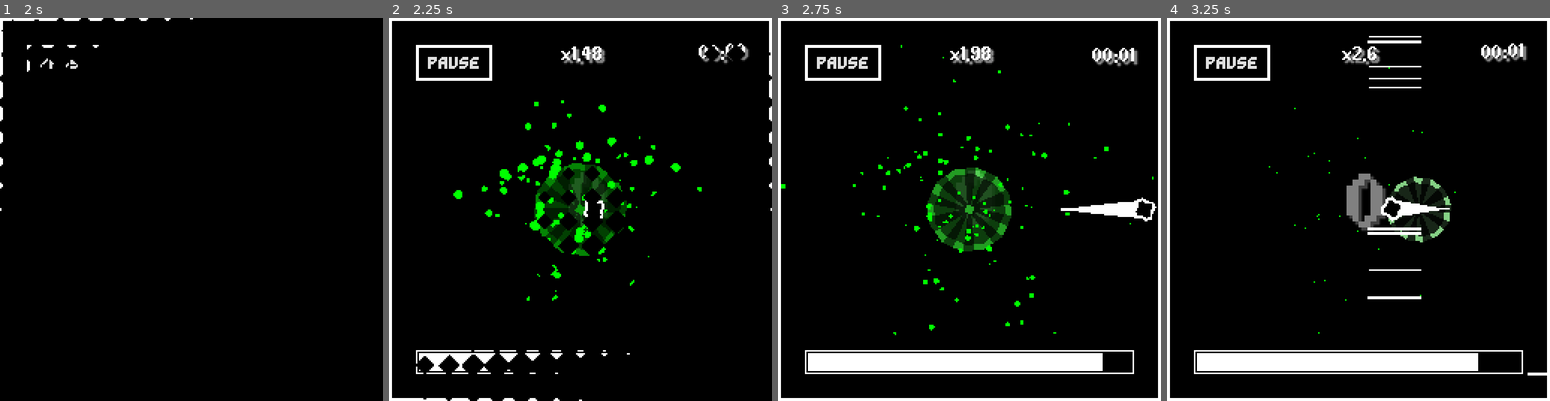
Above: before the commit, frames 1-4 (left to right).
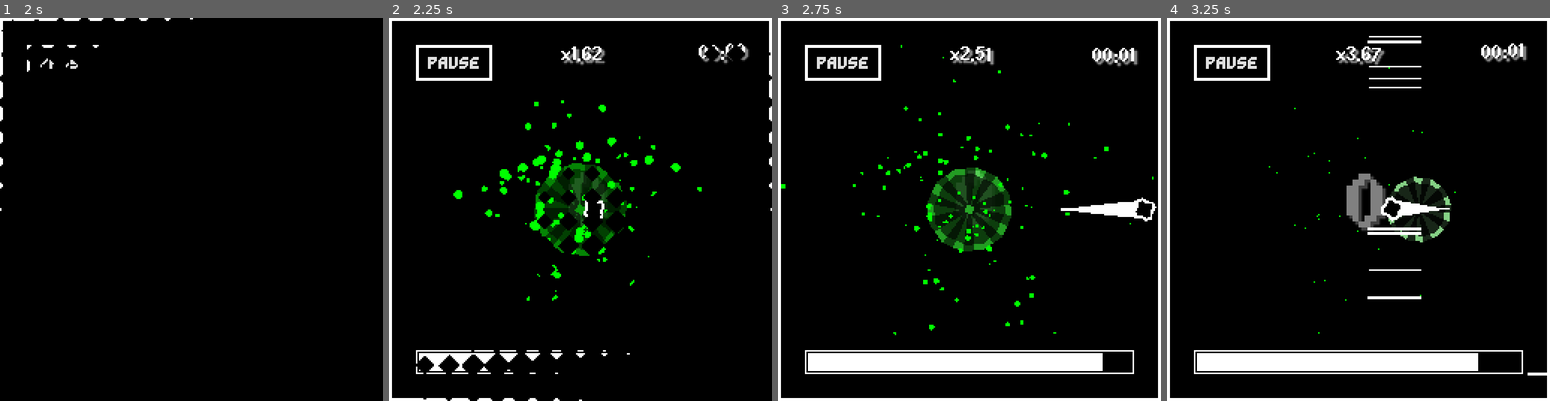
Above: after the commit, the same moments.

Repository: Ayabee527/mini-jam-155-wind
Game: Godot game, scene res://main_menu/main_menu.tscn
The game is run twice, just before and just after one commit, with the same random seed, the same clock (stepped at 60 frames per second) and the same inputs.
Inputs (mouse positions are in pixels of both pictures, inside the frame that each line leads up to):
- Up to frame 1 (2 s): click "PLAY!" at 0.5 s; click "PLAY!" at 1.25 s
- Up to frame 2 (2.25 s): tap Enter at 2 s; move the mouse to (664, 190) at 2.02 s; hold D (move_right) from 2.03 s (still down); tap Backspace at 2.1 s; click (664, 190) at 2.17 s
- Up to frame 3 (2.75 s): keep holding D (move_right)
- Up to frame 4 (3.25 s): release D (move_right) at 2.75 s; drag from (1281, 228) to (1358, 209) at 2.77 s

Frame 1 is identical in both runs. In frame 2, 0.1% of the frame differs, in the area x 50-57%, y 7-13%; in frame 3, 0.2%; in frame 4, 0.4%, in the area x 44-58%, y 7-13%.

Commit message:
score tweaks

Diff:
--- a/game/autoloads/data_loader.gd
+++ b/game/autoloads/data_loader.gd
@@ -102,12 +102,10 @@
 		AudioServer.get_bus_index("sfx"),
 		config.get_value(USER_NAME, "sound_volume")
 	)
-	print(AudioServer.get_bus_volume_db(AudioServer.get_bus_index("music")))
 	AudioServer.set_bus_volume_db(
 		AudioServer.get_bus_index("music"),
 		config.get_value(USER_NAME, "music_volume")
 	)
-	print(AudioServer.get_bus_volume_db(AudioServer.get_bus_index("music")), ", ", config.get_value(USER_NAME, "music_volume"))
 
 	Global.window_movement = config.get_value(USER_NAME, "window_movement")
 	Global.mouse_control = config.get_value(USER_NAME, "mouse_control")
--- a/game/endless/endless.tscn
+++ b/game/endless/endless.tscn
@@ -154,6 +154,7 @@
 timer_bar = NodePath("../BGColor/MarginContainer/VBoxContainer/TimerBar")
 
 [node name="BGColor" type="PanelContainer" parent="."]
+clip_contents = true
 custom_minimum_size = Vector2(256, 256)
 offset_right = 40.0
 offset_bottom = 40.0
@@ -209,6 +210,7 @@
 autowrap_mode = 0
 
 [node name="CenterContainer" type="CenterContainer" parent="BGColor/MarginContainer"]
+clip_contents = true
 layout_mode = 2
 mouse_filter = 2
 
--- a/game/endless/score_handler.gd
+++ b/game/endless/score_handler.gd
@@ -32,17 +32,20 @@
 
 	multiplier += get_timer_multiplier() * delta * 0.75
 	multiplier += get_speed_multiplier() * delta * 0.75
-	multiplier = lerp(multiplier, 1.0, 0.75 * delta)
+	multiplier = lerp(multiplier, 1.0, (multiplier / 25.0) * delta)
+	#multiplier = move_toward(multiplier, 1.0, 3.75 * delta)
+
+	multiplier = clamp(multiplier, 0.0, 50.0)
 
 func get_speed_multiplier() -> float:
 	var multi: float = 0
 
 	multi = max(
-		player.linear_velocity.length() / (player.speed * 0.5),
+		player.linear_velocity.length() / (player.speed * 0.25),
 		0
 	)
 	multi += max(
-		player_goal.linear_velocity.length() / 250.0,
+		player_goal.linear_velocity.length() / 210.0,
 		0
 	)
 
@@ -83,7 +86,7 @@
 	combo += 1
 	if combo > 1:
 		score += (100 * (1.0 + (combo * 0.25))) * multiplier
-		multiplier += 1.0 * (1.0 + (combo * 0.25))
+		multiplier *= 2.0
 
 
 func _on_player_hurt() -> void:
--- a/game/project.godot
+++ b/game/project.godot
@@ -45,8 +45,9 @@
 folder_colors={
 "res://assets/": "green",
 "res://autoloads/": "yellow",
+"res://bullet_hell/": "orange",
 "res://components/": "gray",
-"res://endless/": "purple",
+"res://endless/": "orange",
 "res://goal/": "teal",
 "res://main_menu/": "purple",
 "res://player/": "teal",
